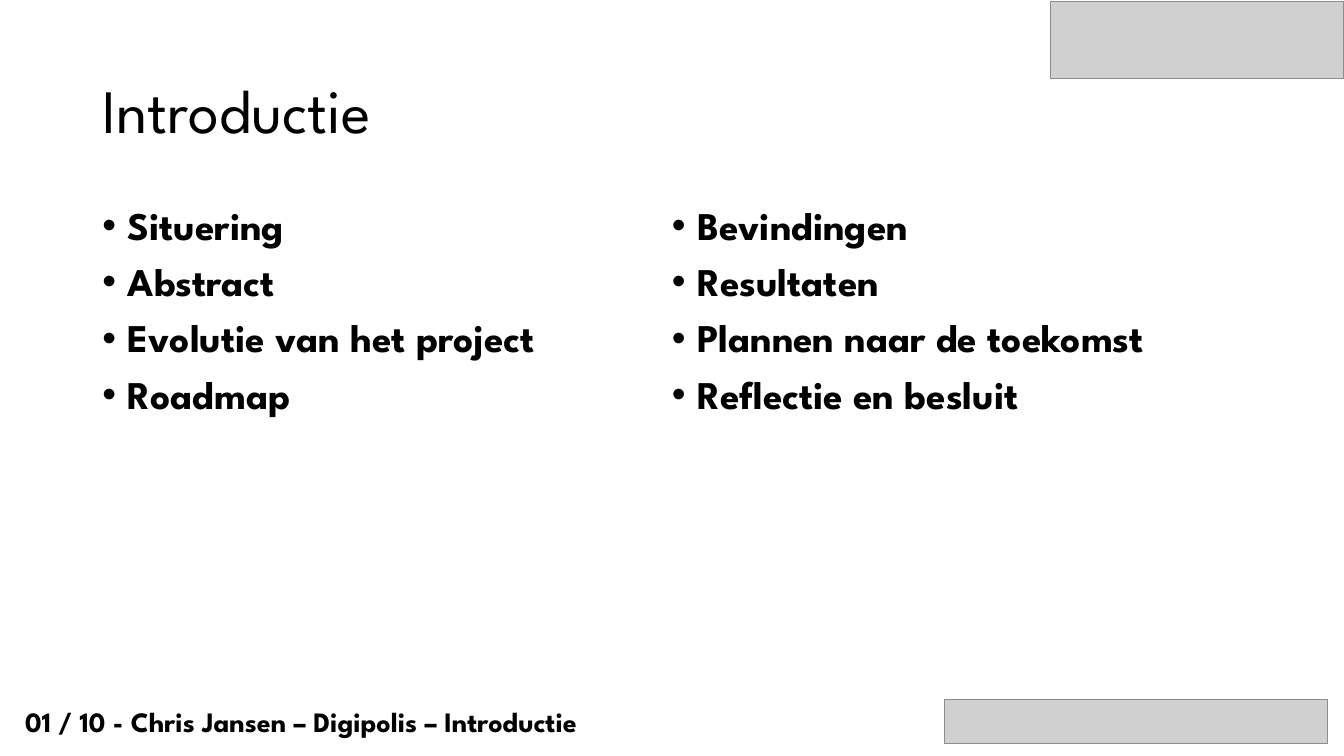
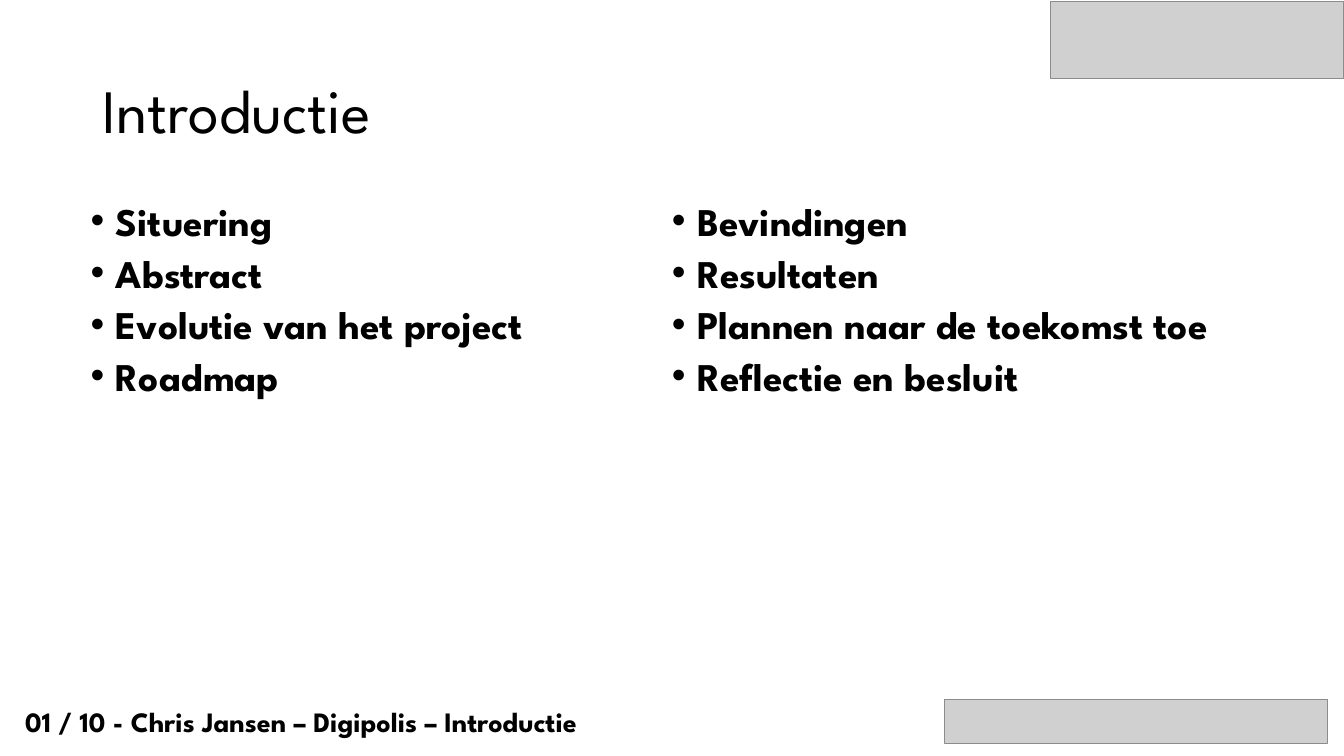
Before and after one commit to mitchdewinter/bap1617-ChrisJansen, a slide deck: slide 2 of Presentaties/Chris_Jansen_Digipolis_Antwerpen_Tussentijdsepresentatie.pptx. Drawn at 1344x756 pixels with LibreOffice and Linux fonts; fonts in the diff are those of the drawing; grey boxes stand for pictures; background and template pictures are left out. Boxes give left, top, right and bottom in pixels: in the first picture for what was removed or moved away, otherwise in the second. Text is boxed around its words. In the diff, an @@ line names an element or a change of style, - is before the commit and + after.

```diff
--- a/Presentaties/Chris_Jansen_Digipolis_Antwerpen_Tussentijdsepresentatie.pptx
+++ b/Presentaties/Chris_Jansen_Digipolis_Antwerpen_Tussentijdsepresentatie.pptx
@@ text "Situering": place and size @@
-text "Situering" at box(128, 213, 1144, 417)
+text "Situering" at box(116, 209, 1208, 399)
@@ text at box(116, 209, 1019, 399): line spacing 0.9 to 0.8 @@
@@ text at box(697, 312, 1208, 340): text changed @@
-• Plannen naar de toekomst
+• Plannen naar de toekomst toe
```
Also in this commit, not shown: 6 other slides changed, 2 other files.
